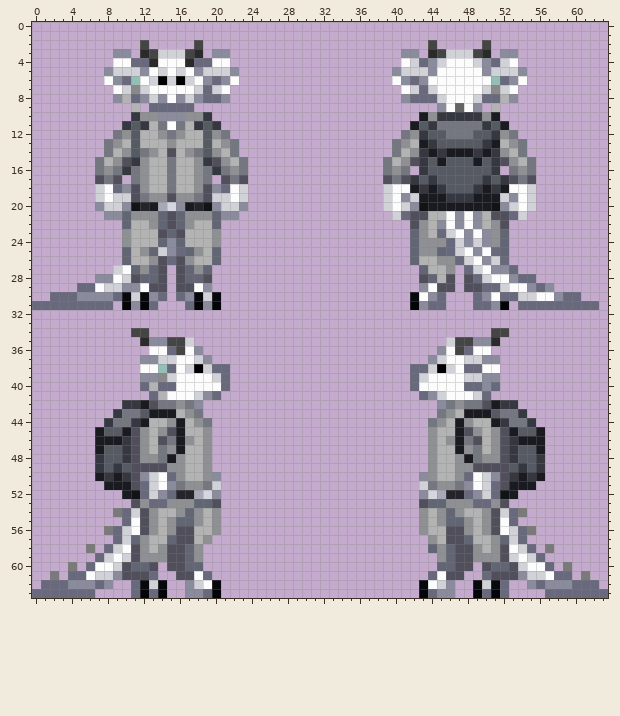
Pixel-art sprite -- code/modules/unit_tests/screenshots/screenshot_humanoids__datum_species_lizard_ashwalker.png. This is how it looked before the edit.
The file is 64x64 pixels. Colours within 5 levels of each other are drawn and written as one.
New version:
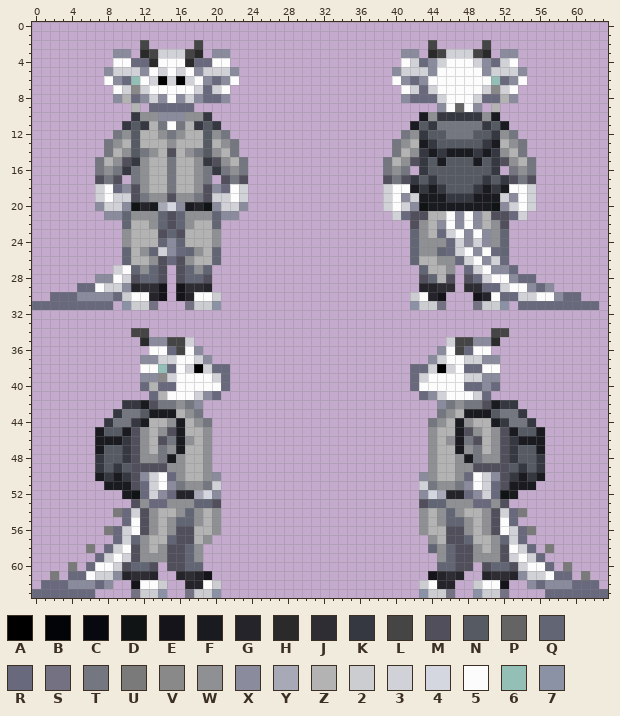
Palette (. is transparent): A #000000  B #030408  C #07090f  D #111414  E #14141a  F #1a1a21  G #24242a  H #2a2a2a  J #2d2d33  K #353841  L #454545  M #514f5b  N #565a63  P #646464  Q #626674  R #68697d  S #747182  T #747780  U #7a7a7a  V #898989  W #8e9093  X #8a8b9d  Y #a7aab6  Z #b3b3b3  2 #cbcdd1  3 #d1d1d8  4 #d4d7df  5 #fcfcfd  6 #94bfb6  7 #8c92a5
What changed:
Colour B gives way to colour 2 in row 31 at x 12 and 18; in row 63 at x 12 and 51.
Colour C gives way to colour 2 in row 30 at x 10, 20 and 42; in row 62 at x 14, 20, 43 and 49.
Colour R gives way to colour 2 in row 31 at x 44 and 50; in row 63 at x 13, 19, 44 and 50.
Colour X gives way to colour 2 in row 31 at x 11, 19, 43 and 51; in row 63 at x 18 and 45.
Colour 3 gives way to colour 5 in row 30 at x 11 and 19; in row 62 at x 13 and 50.
Colour C gives way to colour 5 in row 30 at x 12 and 18; in row 62 at x 12 and 51.
Colour B gives way to colour 7 in row 31 at x 10, 20, 42 and 52; in row 63 at x 14, 20, 43 and 49.
Colour M gives way to colour E in row 29 at x 14 and 16.
Colour R gives way to colour E in row 30 at x 14, 16, 45 and 49; in row 61 at x 19 and 44; in row 62 at x 11 and 52.
Colour 3 gives way to colour G in row 62 at x 18 and 45.
Colour 5 gives way to colour G in row 29 at x 44; in row 61 at x 18 and 45.
Colour M gives way to colour G in row 61 at x 10, 16, 47 and 53.
Colour R gives way to colour G in row 61 at x 13 and 50.
Colour X gives way to colour G in row 29 at x 11, 19 and 43; in row 30 at x 13, 17, 44 and 50; in row 62 at x 17 and 46.
Colour 5 gives way to colour J in row 29 at x 12 and 18.
Colour M gives way to colour J in row 29 at x 13, 17, 45 to 46 and 48 to 49; in row 61 at x 11 to 12, 17, 46 and 51 to 52.
Colour R gives way to colour S in row 31 at x 13, 17, 45 and 49; in row 63 at x 11 and 52.
Colour X gives way to colour S in row 63 at x 17 and 46.
Where, in picture pixels (left, top, right, bottom), the same in both pictures:
changed: (122, 283, 221, 310)
changed: (410, 283, 509, 310)
changed: (122, 571, 221, 598)
changed: (419, 571, 518, 598)
